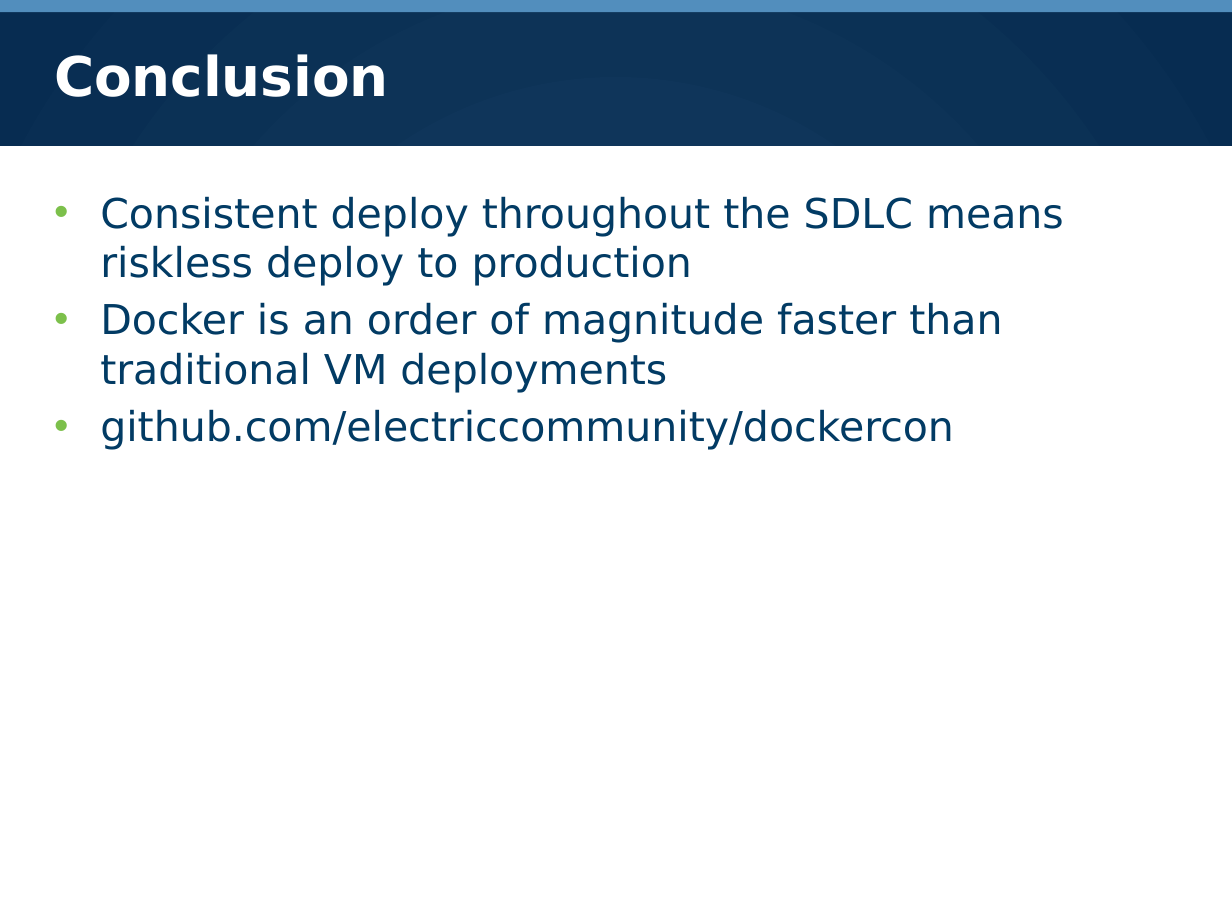
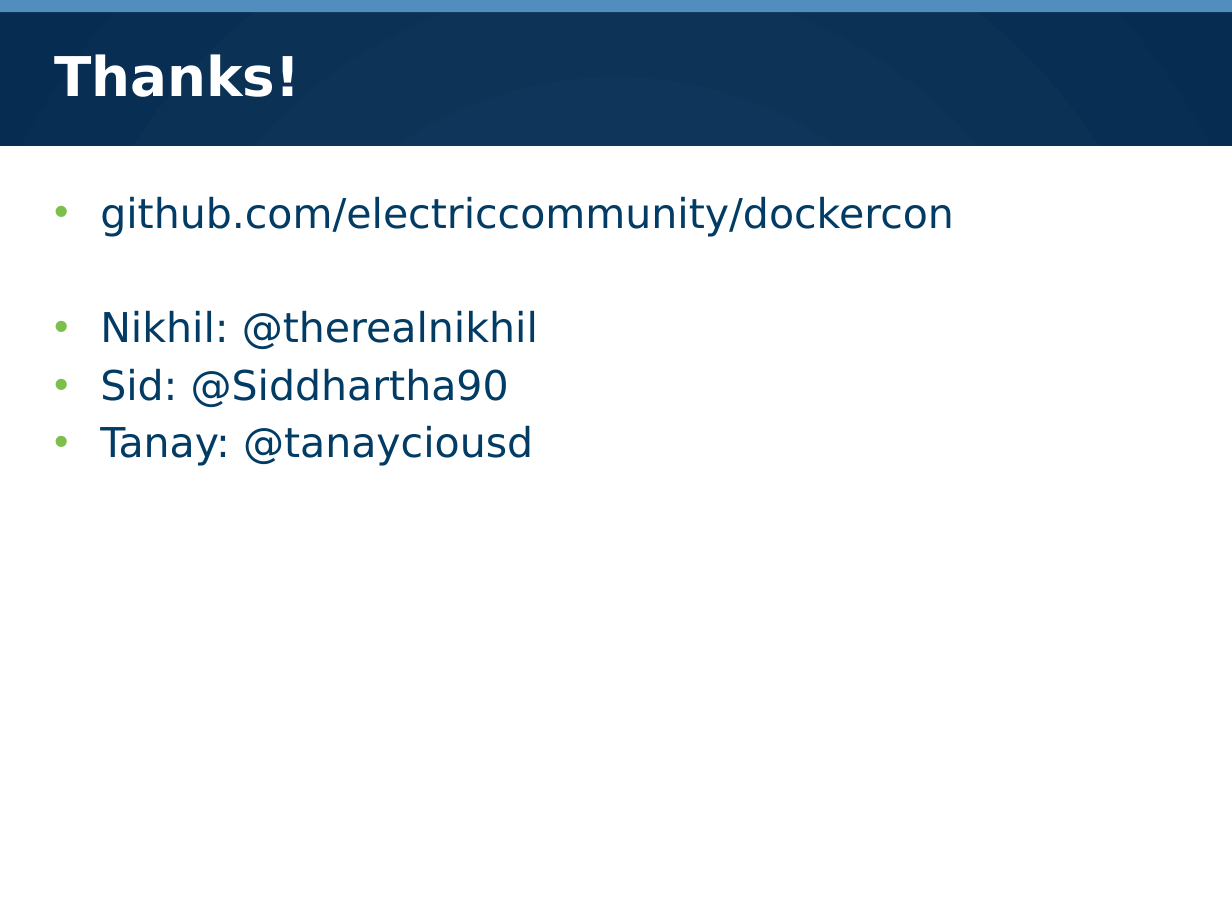
Before and after one commit to electric-cloud/dockercon, a slide deck: slide 5 of presentation.pptx. Drawn at 1232x924 pixels with LibreOffice and Linux fonts; fonts in the diff are those of the drawing; background and template pictures are left out. Boxes give left, top, right and bottom in pixels: in the first picture for what was removed or moved away, otherwise in the second. Text is boxed around its words. In the diff, an @@ line names an element or a change of style, - is before the commit and + after.

```diff
--- a/presentation.pptx
+++ b/presentation.pptx
@@ title at bbox=[54, 54, 300, 97]: text changed @@
-Conclusion
+Thanks!
@@ text at bbox=[100, 196, 1064, 393]: paragraphs removed @@
-• Consistent deploy throughout the SDLC means riskless deploy to production
-• Docker is an order of magnitude faster than traditional VM deployments
@@ text at bbox=[100, 310, 538, 466]: paragraphs added @@
+• Nikhil: @therealnikhil
+• Sid: @Siddhartha90
+• Tanay: @tanayciousd
```
Also in this commit, not shown: 1 other slide changed, 1 slide added, 1 slide removed.
